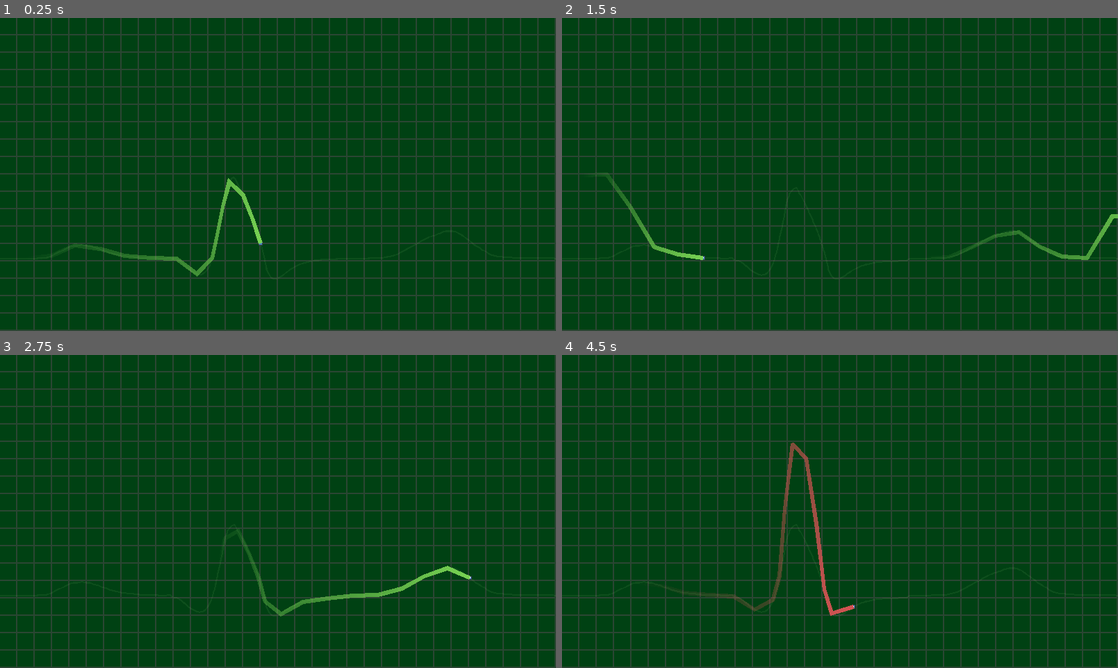
Above: before the commit, frames 1-4 (two rows, left to right).
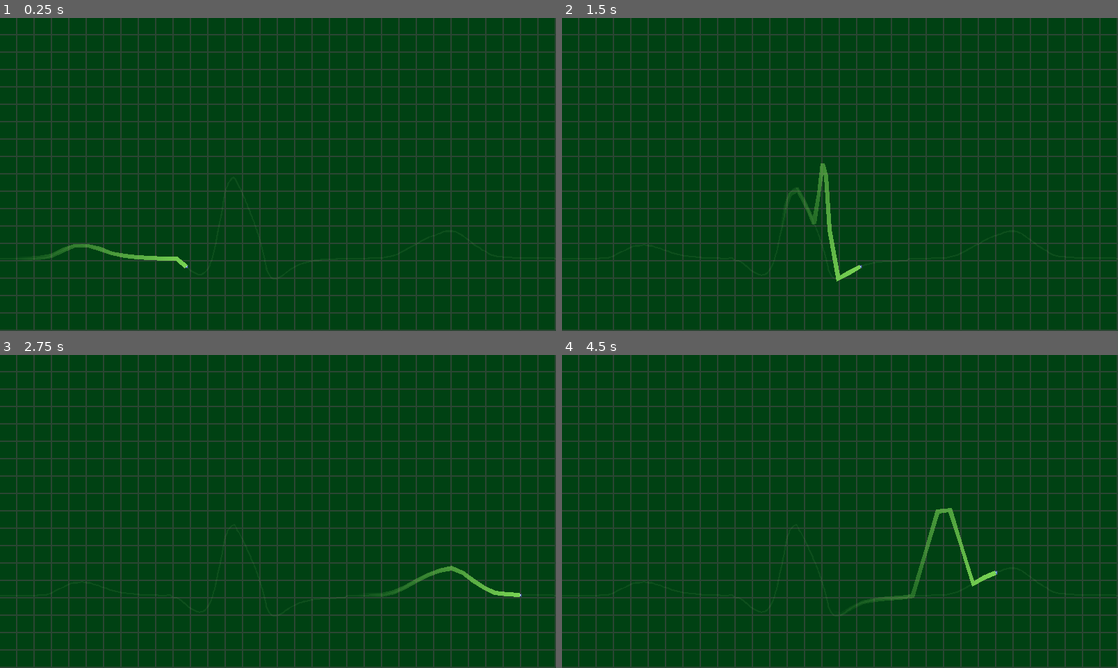
Above: after the commit, the same moments.

Repository: ShatReal/aoe-jam
Game: Godot game, scene res://scenes/minigames/ecg.tscn
Same seed, same stepped clock (60 frames per second), same inputs: the game is played once before the commit and once after it. The engine's default icon, where the game draws it, is replaced by a stand-in: a white triangle on a blue panel in a dark square. Sound files missing from this copy of the repository are replaced by a short silence.
Inputs (mouse positions are in pixels of both pictures, inside the frame that each line leads up to):
- Up to frame 1 (0.25 s): no input
- Up to frame 2 (1.5 s): tap Enter (ui_accept) at 0.5, 0.77 s; move the mouse to (962, 158) at 0.52 s; hold Space (interact) 0.53-1.28 s; hold D (right) from 0.53 s (still down); click (962, 158) at 0.67 s; move the mouse to (728, 190) at 1.27 s; tap Space (interact) at 1.35 s
- Up to frame 3 (2.75 s): tap Enter (ui_accept) at 1.52 s; move the mouse to (333, 442) at 2.02 s; release D (right) at 2.03 s; hold A (left) from 2.03 s (still down); hold Space (interact) from 2.03 s (still down)
- Up to frame 4 (4.5 s): move the mouse to (812, 574) at 2.77 s; release A (left) at 2.78 s; release Space (interact) at 2.78 s; hold D (right) 2.78-4.28 s; tap Space (interact) at 2.85, 4.35 s; click (812, 574) at 2.92 s; tap Enter (ui_accept) at 3.02, 3.77 s; move the mouse to (1006, 558) at 3.52 s; hold Space (interact) 3.53-4.28 s; move the mouse to (673, 464) at 4.27 s; hold A (left) from 4.28 s (still down)

The runs differ from the first frame. In frame 1, 0.8% of the frame differs, in the area x 7-48%, y 51-83%; in frame 2, 1.3%; in frame 3, 0.8%; in frame 4, 1.6%, in the area x 23-79%, y 28-84%.

Commit message:
Improved beat detection for ECG.

Diff:
--- a/scenes/minigames/Player.gd
+++ b/scenes/minigames/Player.gd
@@ -19,6 +19,9 @@
 var current_gradient = 0
 var tolerance = 0.1
 
+var hit_counter = 0
+var miss_counter = 0
+
 onready var lines = [get_node("../../../LineA"), get_node("../../../LineB")]
 
 func _ready():
@@ -27,7 +30,7 @@
 	lines[0].grad = gradient1
 	lines[1].grad = gradient1
 	gradients = [gradient1, gradient2]
-	yield(get_tree().create_timer(0.08), "timeout")
+	yield(get_tree().create_timer(0.2), "timeout")
 	bgm.play()
 
 func trigger_hit():
--- a/scenes/minigames/ecg.tscn
+++ b/scenes/minigames/ecg.tscn
@@ -33,7 +33,7 @@
 extents = Vector2( 12000, 1000 )
 
 [sub_resource type="CircleShape2D" id=8]
-radius = 50.0
+radius = 100.0
 
 [node name="Node2D" type="Node2D"]
 
@@ -74,7 +74,6 @@
 bgline_path = NodePath("../../BackgroundLine")
 scaling = 350
 play = true
-bpm = 128
 progress = 1.0
 
 [node name="Player" type="KinematicBody2D" parent="Path2D/PathFollow2D"]
@@ -121,7 +120,7 @@
 [node name="Area2D" type="Area2D" parent="."]
 
 [node name="CollisionShape2D" type="CollisionShape2D" parent="Area2D"]
-position = Vector2( 807.311, 332.671 )
+position = Vector2( 817.905, 277.579 )
 shape = SubResource( 8 )
 
 [connection signal="timeout" from="Path2D/PathFollow2D/Player/Timer" to="Path2D/PathFollow2D/Player" method="_on_Timer_timeout"]
